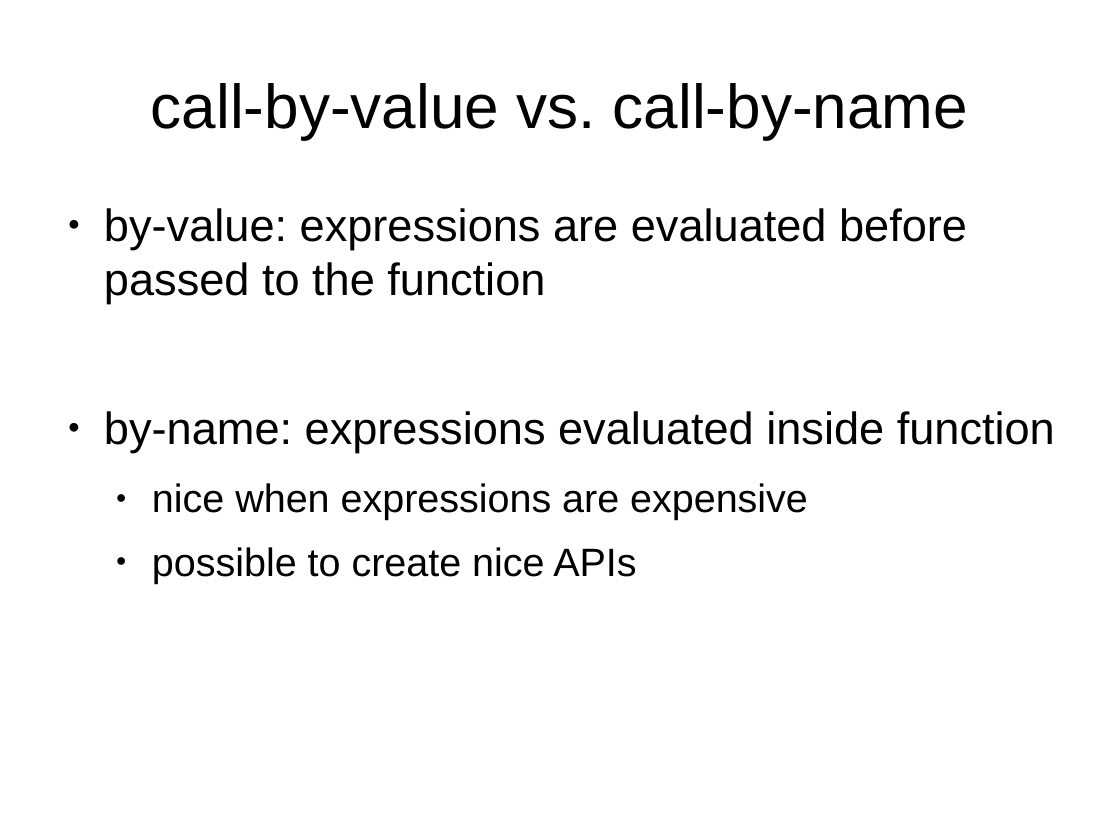
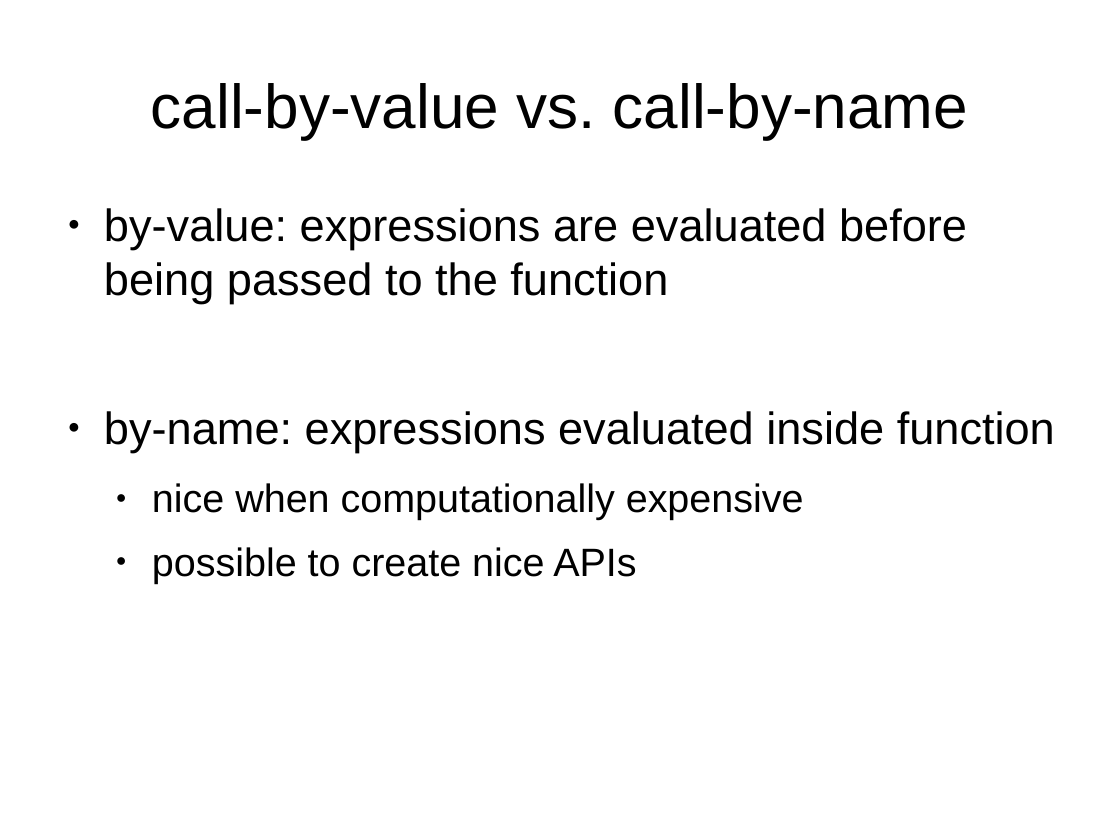
Before and after one commit to javaBin/scala-training-slides, a slide deck: slide 6 of 2.2 - higherorderfunctions.odp. Drawn at 1120x840 pixels with LibreOffice and Linux fonts; fonts in the diff are those of the drawing; background and template pictures are left out. Boxes give left, top, right and bottom in pixels: in the first picture for what was removed or moved away, otherwise in the second. Text is boxed around its words. In the diff, an @@ line names an element or a change of style, - is before the commit and + after.

```diff
--- a/2.2 - higherorderfunctions.odp
+++ b/2.2 - higherorderfunctions.odp
@@ text at [104,208,967,304]: text changed @@
-● by-value: expressions are evaluated before passed to the function
+● by-value: expressions are evaluated before being passed to the function
@@ text at [152,483,804,520]: text changed @@
-  ● nice when expressions are expensive
+  ● nice when computationally expensive
```
Also in this commit, not shown: 5 other slides changed, 7 other files.
